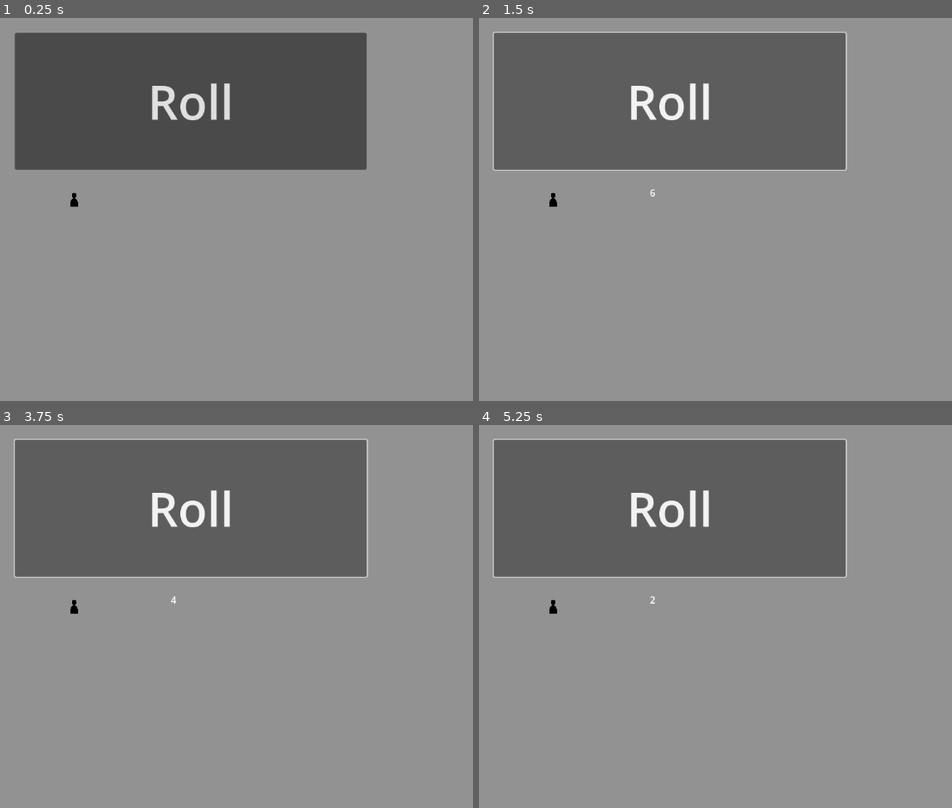
Above: before the commit, frames 1-4 (two rows, left to right).
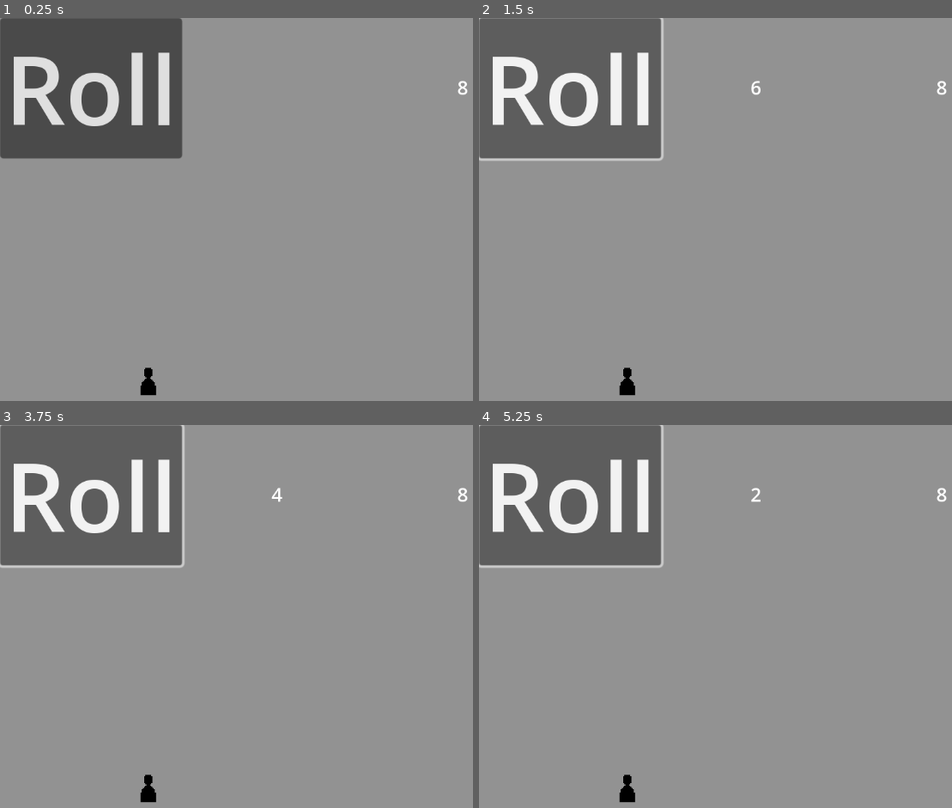
Above: after the commit, the same moments.

Repository: BobWizardLad/Dice-Temple
Game: Godot game, scene res://combat_main.tscn
The game is run twice, just before and just after one commit, with the same random seed, the same clock (stepped at 60 frames per second) and the same inputs.
Inputs:
- Up to frame 1 (0.25 s): no input
- Up to frame 2 (1.5 s): click "Roll" at 0.5 s; click "Roll" at 1.25 s
- Up to frame 3 (3.75 s): click "Roll" at 2 s; tap Enter at 2.75 s; tap Space at 3.5 s
- Up to frame 4 (5.25 s): tap Enter at 4.25 s; tap Space at 5 s

The runs differ from the first frame. In frame 1, 21% of the frame differs, in the area x 0-99%, y 0-99%; in frame 2, 21%; in frame 3, 21%; in frame 4, 21%.

Commit message:
✨Player Health
Player has health, health is accessible via function.

Diff:
--- /dev/null
+++ b/Dice-Temple/Player.gd
@@ -0,0 +1,9 @@
+extends Node2D
+
+@export var health: int
+
+func _ready():
+	pass
+
+func get_health() -> int:
+	return health
--- a/Dice-Temple/combat_main.gd
+++ b/Dice-Temple/combat_main.gd
@@ -1,10 +1,12 @@
 extends Node2D
 
 @onready var dice_service: Node2D = $DiceService
-@onready var roll_display: Control = $UI/Label
+@onready var player: Node2D = $UnitService/Player
+@onready var roll_display: Control = $UI/HBoxContainer/DieRoll
+@onready var health_display: Control = $UI/HBoxContainer/HealthRead
 
 func _ready():
-	pass
+	health_display.text = String.num_int64(player.get_health())
 
 func _on_button_button_down():
 	roll_display.text = String.num_int64(dice_service.roll(6))
--- a/Dice-Temple/combat_main.tscn
+++ b/Dice-Temple/combat_main.tscn
@@ -1,8 +1,9 @@
-[gd_scene load_steps=5 format=3 uid="uid://dgfnu7365whg1"]
+[gd_scene load_steps=6 format=3 uid="uid://dgfnu7365whg1"]
 
 [ext_resource type="Script" path="res://combat_main.gd" id="1_b7gf2"]
 [ext_resource type="Script" path="res://DiceService.gd" id="1_opug8"]
 [ext_resource type="Texture2D" uid="uid://b6468kpnhoiis" path="res://unit_silhouette.png" id="3_slgc8"]
+[ext_resource type="Script" path="res://Player.gd" id="4_m8uvx"]
 
 [sub_resource type="SpriteFrames" id="SpriteFrames_vgedg"]
 animations = [{
@@ -23,27 +24,36 @@
 
 [node name="UI" type="CanvasLayer" parent="."]
 
-[node name="Button" type="Button" parent="UI"]
-offset_left = 25.0
-offset_top = 25.0
-offset_right = 616.0
-offset_bottom = 255.0
+[node name="HBoxContainer" type="HBoxContainer" parent="UI"]
+offset_right = 464.0
+offset_bottom = 118.0
+
+[node name="Button" type="Button" parent="UI/HBoxContainer"]
+layout_mode = 2
 theme_override_font_sizes/font_size = 80
 text = "Roll"
 
-[node name="Label" type="Label" parent="UI"]
-offset_left = 287.0
-offset_top = 282.0
-offset_right = 357.0
-offset_bottom = 351.0
+[node name="DieRoll" type="Label" parent="UI/HBoxContainer"]
+custom_minimum_size = Vector2(152, 118)
+layout_mode = 2
+horizontal_alignment = 1
+vertical_alignment = 1
+
+[node name="HealthRead" type="Label" parent="UI/HBoxContainer"]
+custom_minimum_size = Vector2(152, 118)
+layout_mode = 2
+horizontal_alignment = 1
+vertical_alignment = 1
 
 [node name="UnitService" type="Node2D" parent="."]
 
 [node name="Player" type="Node2D" parent="UnitService"]
 position = Vector2(125, 305)
+script = ExtResource("4_m8uvx")
+health = 8
 metadata/_edit_group_ = true
 
 [node name="AnimatedSprite2D" type="AnimatedSprite2D" parent="UnitService/Player"]
 sprite_frames = SubResource("SpriteFrames_vgedg")
 
-[connection signal="button_down" from="UI/Button" to="." method="_on_button_button_down"]
+[connection signal="button_down" from="UI/HBoxContainer/Button" to="." method="_on_button_button_down"]
--- a/Dice-Temple/project.godot
+++ b/Dice-Temple/project.godot
@@ -15,6 +15,10 @@
 config/features=PackedStringArray("4.1", "GL Compatibility")
 config/icon="res://icon.svg"
 
+[display]
+
+window/stretch/scale=2.0
+
 [dotnet]
 
 project/assembly_name="Dice Temple"
